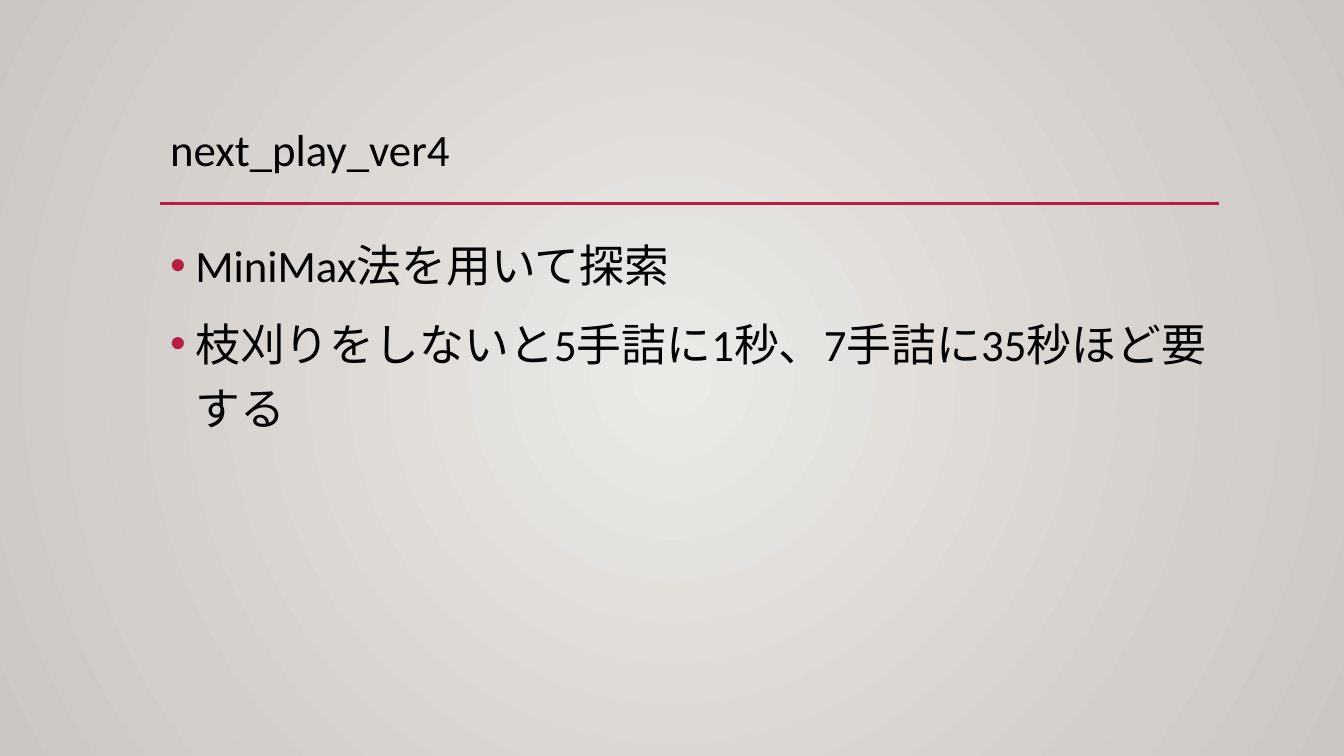
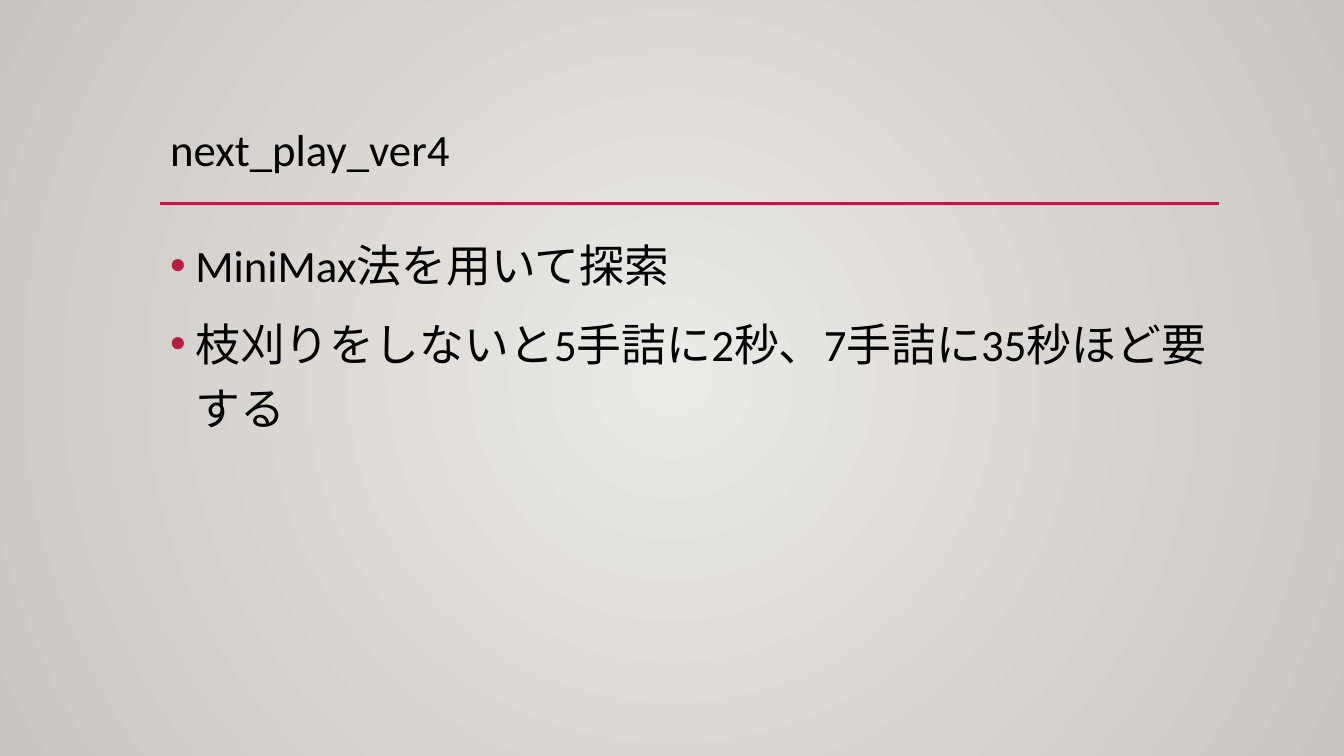
Before and after one commit to holizon9/semi, a slide deck: slide 11 of documents/中間発表.pptx. Drawn at 1344x756 pixels with LibreOffice and Linux fonts; fonts in the diff are those of the drawing. Boxes give left, top, right and bottom in pixels: in the first picture for what was removed or moved away, otherwise in the second. Text is boxed around its words. In the diff, an @@ line names an element or a change of style, - is before the commit and + after.

```diff
--- a/documents/中間発表.pptx
+++ b/documents/中間発表.pptx
@@ text at bbox=[195, 323, 1206, 365]: text changed @@
-• 枝刈りをしないと5手詰に1秒、7手詰に35秒ほど要する
+• 枝刈りをしないと5手詰に2秒、7手詰に35秒ほど要する
```
Also in this commit, not shown: 2 other slides changed, 1 slide added, 1 slide removed, 6 other files.
